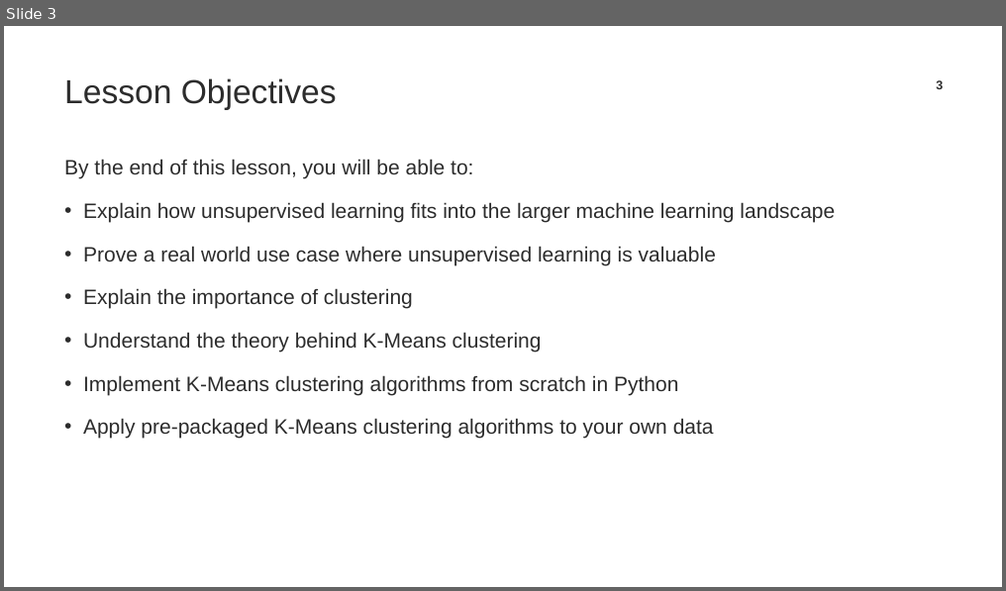
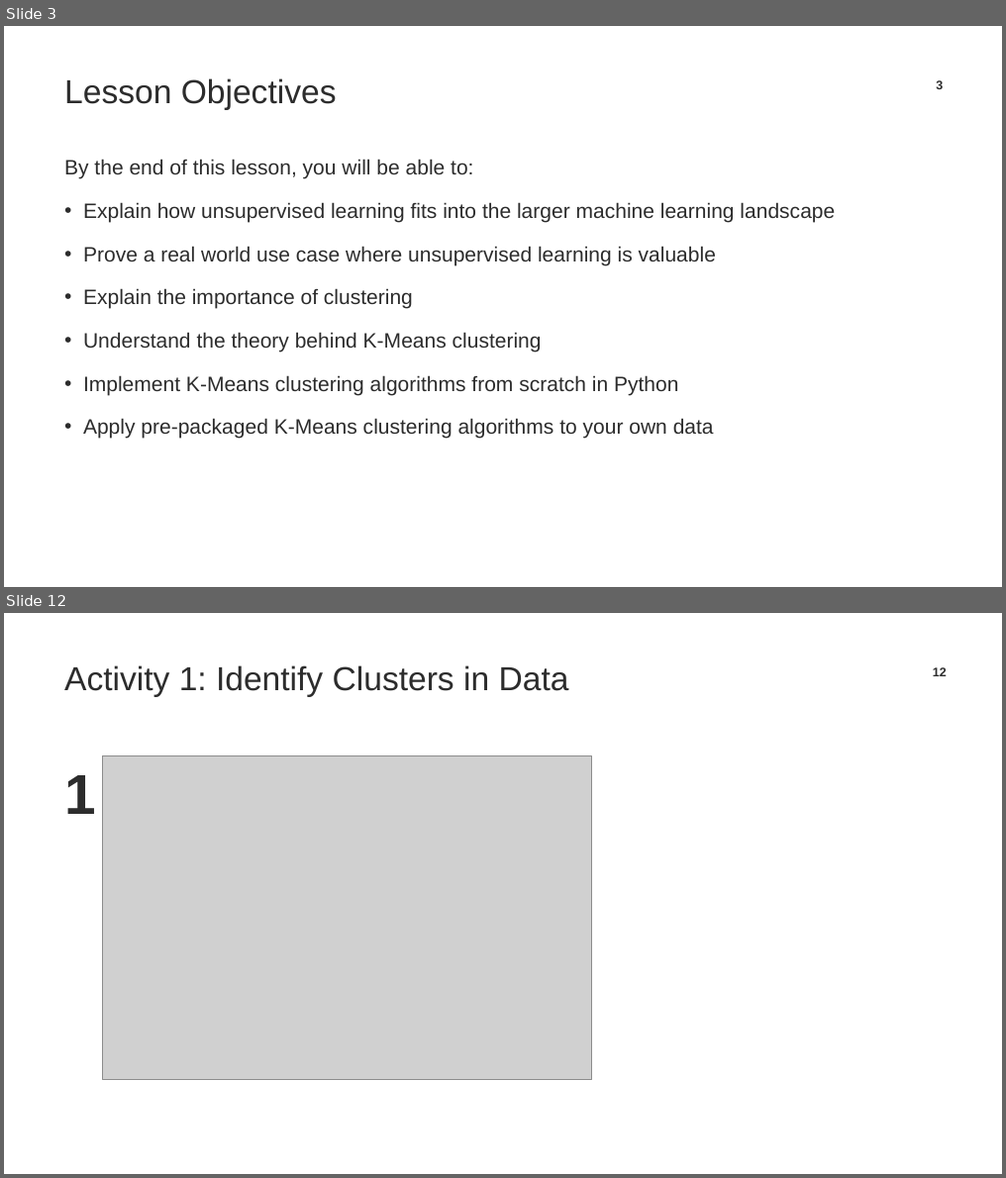
Before and after one commit to TrainingByPackt/Applied-Unsupervised-Learning-with-Python, a slide deck: CH1/Chapter1_PPT.pptx. Shown one above the other, each under a label of ours: slide 3 before the commit, slides 3 and 12 after it; the slides between them are not shown. The pictures are 1006x591 and 1006x1178 pixels, drawn with LibreOffice and Linux fonts; fonts in the diff are those of the drawing; grey boxes stand for pictures; background and template pictures are left out. Boxes give left, top, right and bottom in pixels: in the first picture for what was removed or moved away, otherwise in the second. Text is boxed around its words. In the diff, an @@ line names an element or a change of style, - is before the commit and + after.

```diff
--- a/CH1/Chapter1_PPT.pptx
+++ b/CH1/Chapter1_PPT.pptx
@@ slide 12 added at (4, 613, 1002, 1174), background #FFFFFF @@
@@ title added at (64, 665, 569, 697), 32 pt, text #2C2C2C @@
+Activity 1: Identify Clusters in Data
@@ page number added at (933, 667, 946, 676), 12 pt, text #2C2C2C, bold @@
+12
@@ picture added at (102, 756, 592, 1079) @@
@@ text added at (64, 775, 96, 814), 54 pt, text #2C2C2C, bold @@
+1
```
Also in this commit, not shown: 11 slides changed, 21 other slides added, 45 slides removed, 1 other file.
